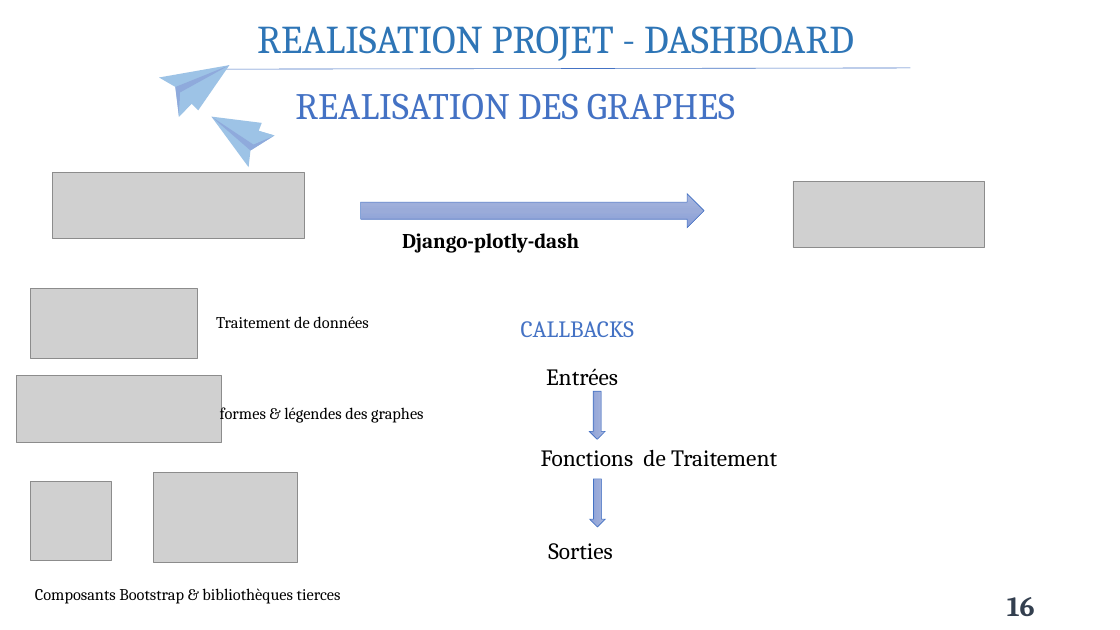
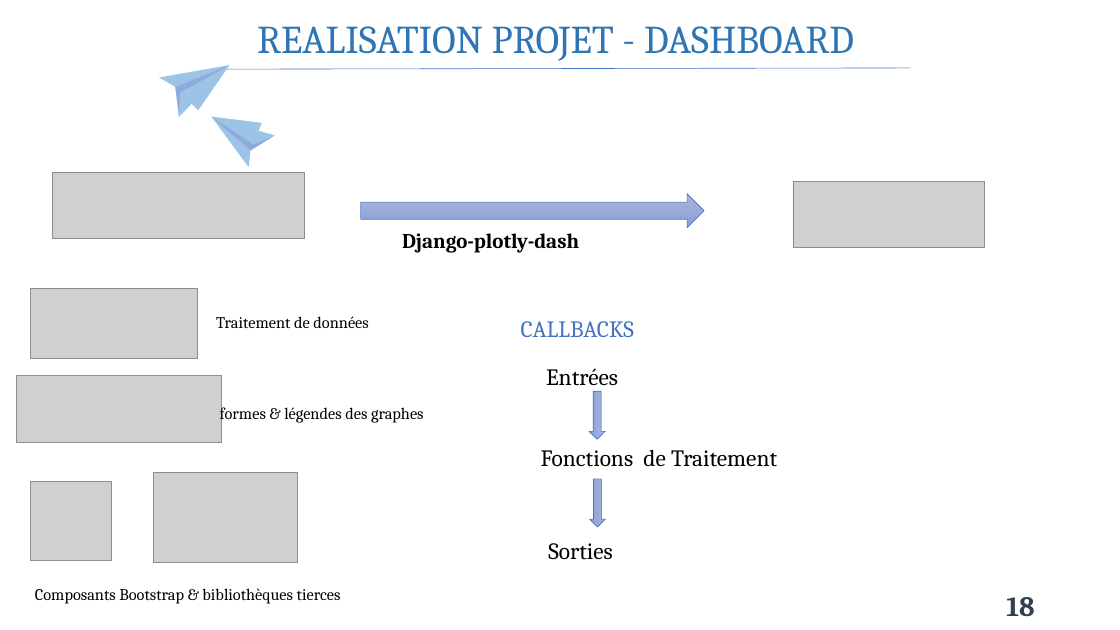
Before and after one commit to Claude127/stageX2, a slide deck: slide 18 of Presentation1.pptx (slide 16 before the commit). Drawn at 1120x630 pixels with LibreOffice and Linux fonts; fonts in the diff are those of the drawing; grey boxes stand for pictures. Boxes give left, top, right and bottom in pixels: in the first picture for what was removed or moved away, otherwise in the second. Text is boxed around its words. In the diff, an @@ line names an element or a change of style, - is before the commit and + after.

```diff
--- a/Presentation1.pptx
+++ b/Presentation1.pptx
@@ text removed at (x1=295, y1=93, x2=735, y2=120) @@
-REALISATION DES GRAPHES
@@ page number at (x1=1006, y1=597, x2=1034, y2=616): text changed @@
-16
+18
```
Also in this commit, not shown: 10 other slides changed, 5 slides added, 5 other files.
